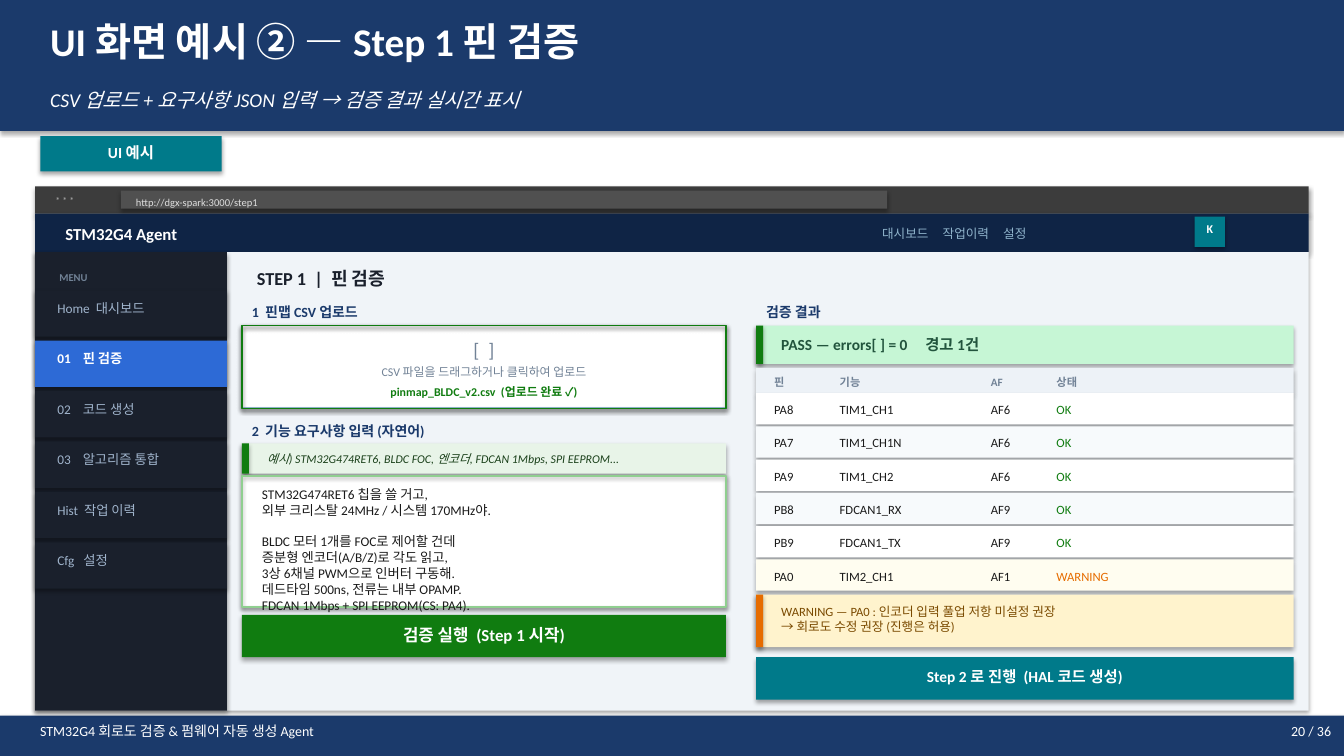
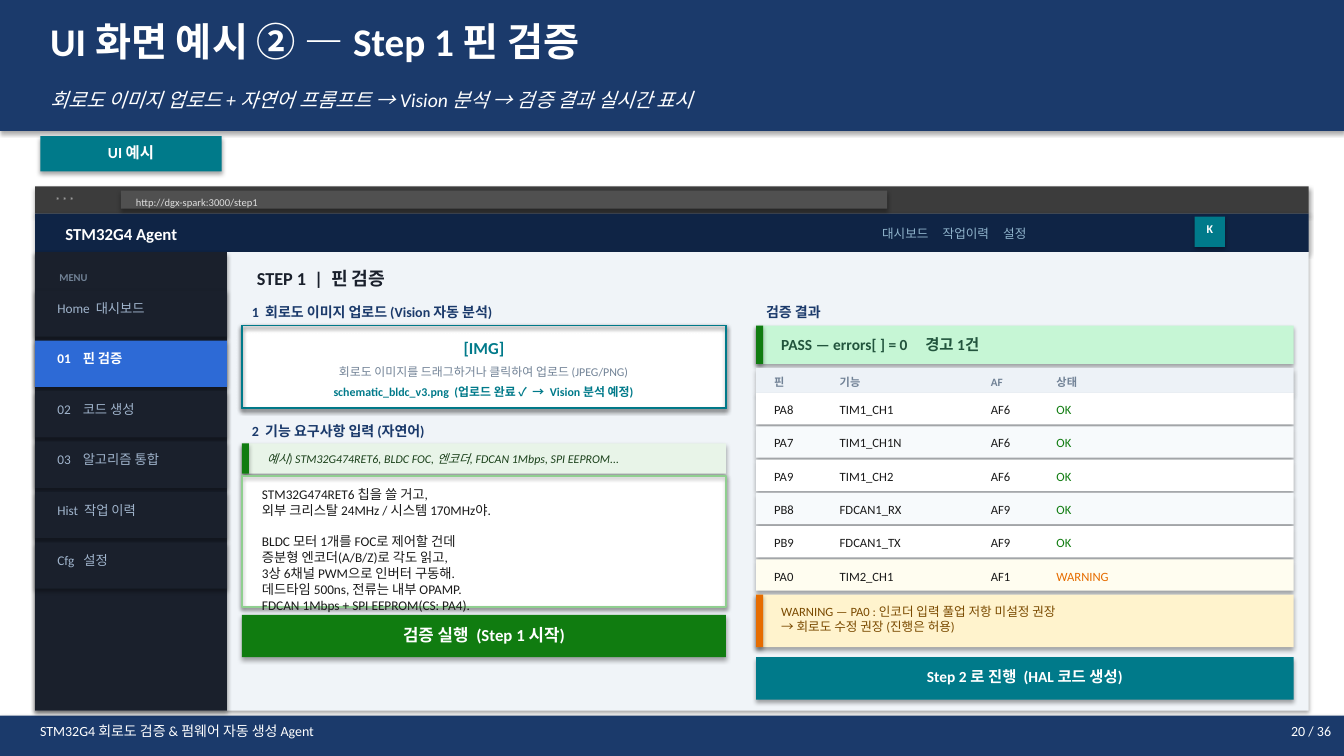
Before and after one commit to younlea/MotorDriveForge, a slide deck: slide 20 of STM32G4_Agent_Plan.pptx. Drawn at 1344x756 pixels with LibreOffice and Linux fonts; fonts in the diff are those of the drawing. Boxes give left, top, right and bottom in pixels: in the first picture for what was removed or moved away, otherwise in the second. Text is boxed around its words. In the diff, an @@ line names an element or a change of style, - is before the commit and + after.

```diff
--- a/STM32G4_Agent_Plan.pptx
+++ b/STM32G4_Agent_Plan.pptx
@@ text at <box>50,90,693,109</box>: text changed @@
-CSV 업로드 + 요구사항 JSON 입력 → 검증 결과 실시간 표시
+회로도 이미지 업로드 + 자연어 프롬프트 → Vision 분석 → 검증 결과 실시간 표시
@@ rectangle at <box>242,326,726,408</box>: outline #90B4CC 1.2 pt to #007A8A 1.2 pt @@
@@ rectangle at <box>242,326,726,408</box>: outline #107C10 1 pt to #007A8A 1 pt @@
@@ text at <box>252,305,492,319</box>: text changed @@
-1 핀맵 CSV 업로드
+1 회로도 이미지 업로드 (Vision 자동 분석)
@@ text at <box>464,341,505,357</box>: text changed; size 14 to 12 pt; text colour #718296 to #007A8A; bold on @@
-[ ]
+[IMG]
@@ text at <box>334,386,634,398</box>: text changed; text colour #107C10 to #007A8A @@
-pinmap_BLDC_v2.csv (업로드 완료 ✓)
+schematic_bldc_v3.png (업로드 완료 ✓ → Vision 분석 예정)
@@ text at <box>339,366,628,378</box>: text changed @@
-CSV 파일을 드래그하거나 클릭하여 업로드
+회로도 이미지를 드래그하거나 클릭하여 업로드 (JPEG/PNG)
```
Also in this commit, not shown: 5 other slides changed, 1 other file.
